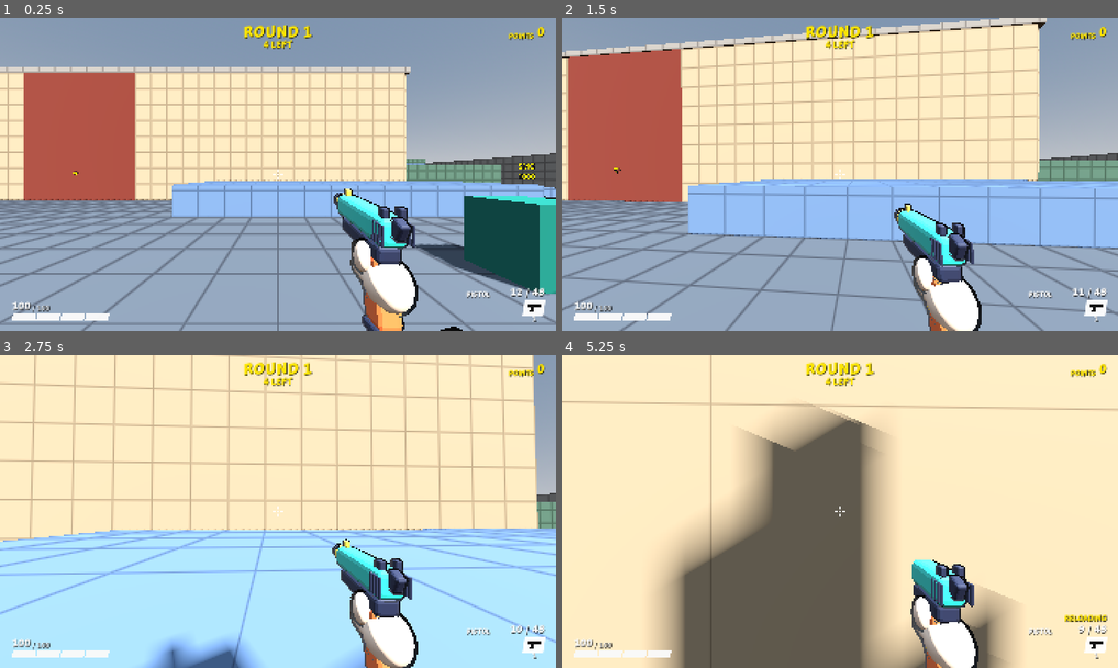
Above: before the commit, frames 1-4 (two rows, left to right).
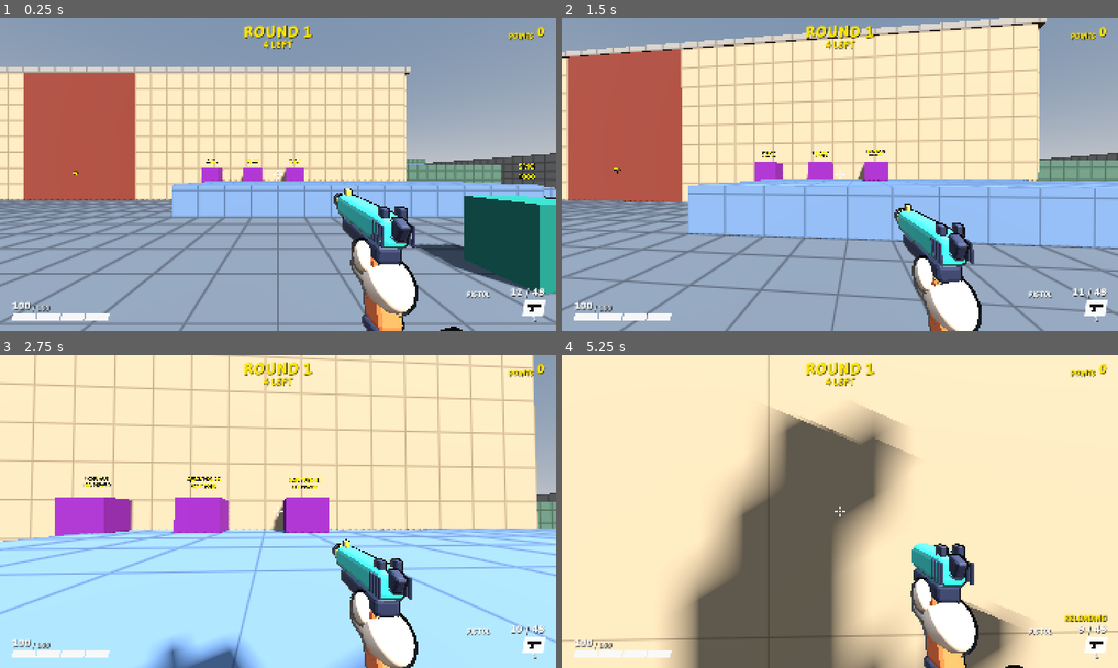
Above: after the commit, the same moments.

Repository: juanakajuan/zombie-survival-fps
Game: Godot game, scene res://levels/compound.tscn
Two runs of this game, one before a commit and one after it. Both use one fixed random seed, a clock stepped at 60 frames per second and the inputs below.
Inputs (mouse positions are in pixels of both pictures, inside the frame that each line leads up to):
- Up to frame 1 (0.25 s): no input
- Up to frame 2 (1.5 s): tap Enter (restart) at 0.5 s; move the mouse to (867, 174) at 0.52 s; hold Right mouse button (aim) 0.53-1.28 s; hold W (move_forward) from 0.53 s (still down); click (867, 174) at 0.67 s; tap Space (jump) at 0.77, 1.07 s; move the mouse to (812, 174) at 1.27 s; tap Ctrl (crouch) at 1.35 s
- Up to frame 3 (2.75 s): keep holding W (move_forward); tap Space (jump) at 1.52, 1.82 s; move the mouse to (289, 505) at 2.02 s; press the mouse at (289, 505) at 2.03 s
- Up to frame 4 (5.25 s): keep holding W (move_forward); move the mouse to (834, 517) at 2.77 s; release the mouse at (834, 517) at 2.78 s; tap E (interact) at 2.85 s; click (834, 517) at 2.92 s; tap Space (jump) at 3.02, 3.32, 3.77, 4.07, 4.52, 4.82 s; move the mouse to (878, 514) at 3.52 s; tap V (melee) at 3.6 s; tap R (reload) at 4.15 s; move the mouse to (795, 508) at 4.27 s; tap Shift (sprint) at 4.35 s; move the mouse to (845, 511) at 5.02 s; hold 1 (weapon_1) from 5.03 s (still down); click (845, 511) at 5.17 s

The runs differ from the first frame. In frame 1, 0.6% of the frame differs, in the area x 36-55%, y 45-53%; in frame 2, 0.9%; in frame 3, 4.0%; in frame 4, 19%, in the area x 0-100%, y 0-100%.

Commit message:
feat: add the power switch and perk machines to the compound

Diff:
--- a/levels/compound.tscn
+++ b/levels/compound.tscn
@@ -13,6 +13,11 @@
 [ext_resource type="Script" path="res://rounds/spawn_point.gd" id="20_spawn_point"]
 [ext_resource type="PackedScene" path="res://doors/door.tscn" id="21_door"]
 [ext_resource type="PackedScene" path="res://barricades/barricade.tscn" id="22_barricade"]
+[ext_resource type="PackedScene" path="res://perks/power_switch.tscn" id="23_power_switch"]
+[ext_resource type="PackedScene" path="res://perks/perk_machine.tscn" id="24_perk_machine"]
+[ext_resource type="Resource" path="res://perks/iron_gut.tres" id="25_iron_gut"]
+[ext_resource type="Resource" path="res://perks/quick_hands.tres" id="26_quick_hands"]
+[ext_resource type="Resource" path="res://perks/hair_trigger.tres" id="27_hair_trigger"]
 
 [sub_resource type="NavigationMesh" id="navigation_mesh"]
 geometry_parsed_geometry_type = 1
@@ -590,3 +595,21 @@
 [node name="BarricadeWest" parent="." instance=ExtResource("22_barricade")]
 position = Vector3(-36, 0, -2)
 rotation = Vector3(0, -1.5707964, 0)
+
+[node name="PowerSwitch" parent="." instance=ExtResource("23_power_switch")]
+transform = Transform3D(0, 0, 1, 0, 1, 0, -1, 0, 0, -33.5, 0, 25)
+
+[node name="IronGutMachine" parent="." node_paths=PackedStringArray("power") instance=ExtResource("24_perk_machine")]
+transform = Transform3D(-1, 0, 0, 0, 1, 0, 0, 0, -1, 0, 0, 4.7)
+item = ExtResource("25_iron_gut")
+power = NodePath("../PowerSwitch")
+
+[node name="QuickHandsMachine" parent="." node_paths=PackedStringArray("power") instance=ExtResource("24_perk_machine")]
+transform = Transform3D(-1, 0, 0, 0, 1, 0, 0, 0, -1, 2.5, 0, 4.7)
+item = ExtResource("26_quick_hands")
+power = NodePath("../PowerSwitch")
+
+[node name="HairTriggerMachine" parent="." node_paths=PackedStringArray("power") instance=ExtResource("24_perk_machine")]
+transform = Transform3D(-1, 0, 0, 0, 1, 0, 0, 0, -1, 5, 0, 4.7)
+item = ExtResource("27_hair_trigger")
+power = NodePath("../PowerSwitch")
--- a/tests/levels/test_compound.gd
+++ b/tests/levels/test_compound.gd
@@ -86,8 +86,24 @@
 		assert_true(station.global_position.distance_to(player.global_position) < 10.0, "%s is in the yard near the start" % station.name)
 
 
+func test_the_power_switch_is_in_the_office_and_powers_every_perk_machine_outside_it() -> void:
+	var level := await spawn_level(null, COMPOUND_SCENE)
+	var power := level.get_node("PowerSwitch") as PowerSwitch
+	assert_true(OFFICE.has_point(Vector2(power.global_position.x, power.global_position.z)), "the switch is in the office")
+	var machines: Array[BuyStation] = stations_in(level).filter(func(station: BuyStation) -> bool: return station.item is PerkItem)
+	assert_eq(machines.size(), 3, "perk machines")
+	for machine: BuyStation in machines:
+		var at := Vector2(machine.global_position.x, machine.global_position.z)
+		assert_true(not WAREHOUSE.has_point(at) and not OFFICE.has_point(at), "%s is outside both buildings" % machine.name)
+		assert_true(machine.power == power, "%s needs the switch" % machine.name)
+		assert_true(not machine.has_power(), "%s has no power at the start" % machine.name)
+	power.turn_on()
+	for machine: BuyStation in machines:
+		assert_true(machine.has_power(), "%s has power" % machine.name)
+
+
 func _shops(level: Level) -> Array[BuyStation]:
-	return stations_in(level).filter(func(station: BuyStation) -> bool: return not station.item is DoorItem)
+	return stations_in(level).filter(func(station: BuyStation) -> bool: return not (station.item is DoorItem or station.item is PerkItem))
 
 
 func _assert_walks_up_the_ramp_from(foot: Vector3, floor_name: String) -> void:
Not shown, changed: .claude/skills/verify/features/power-and-perks.md
